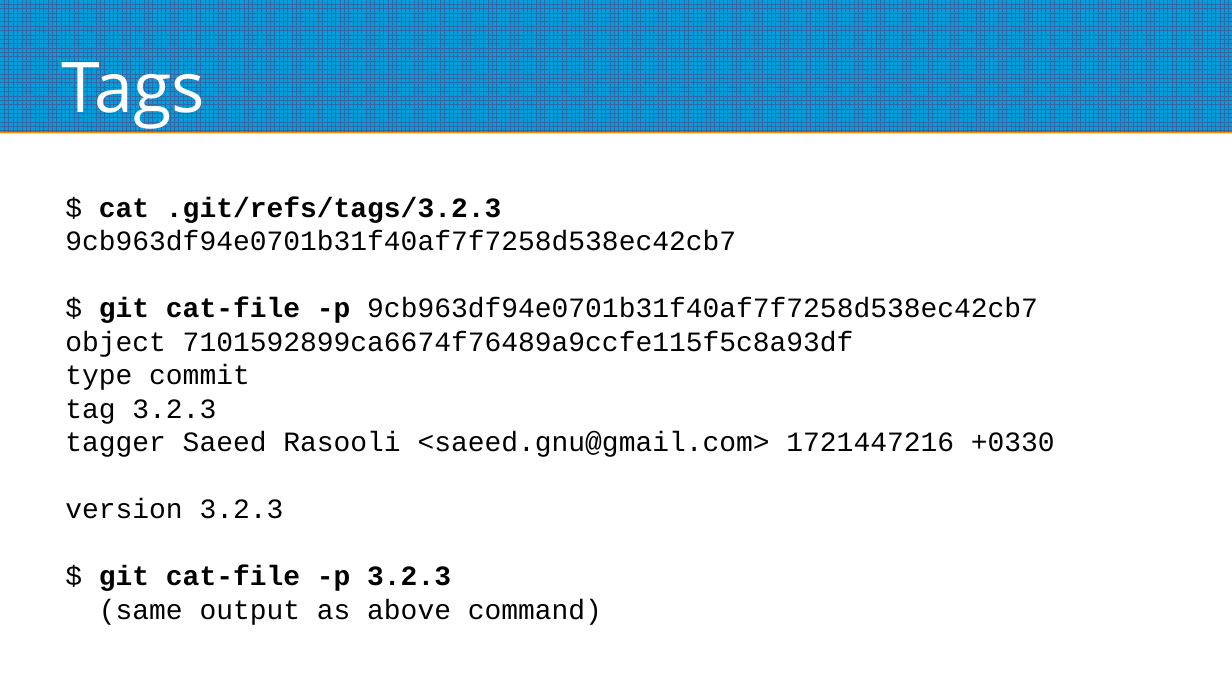
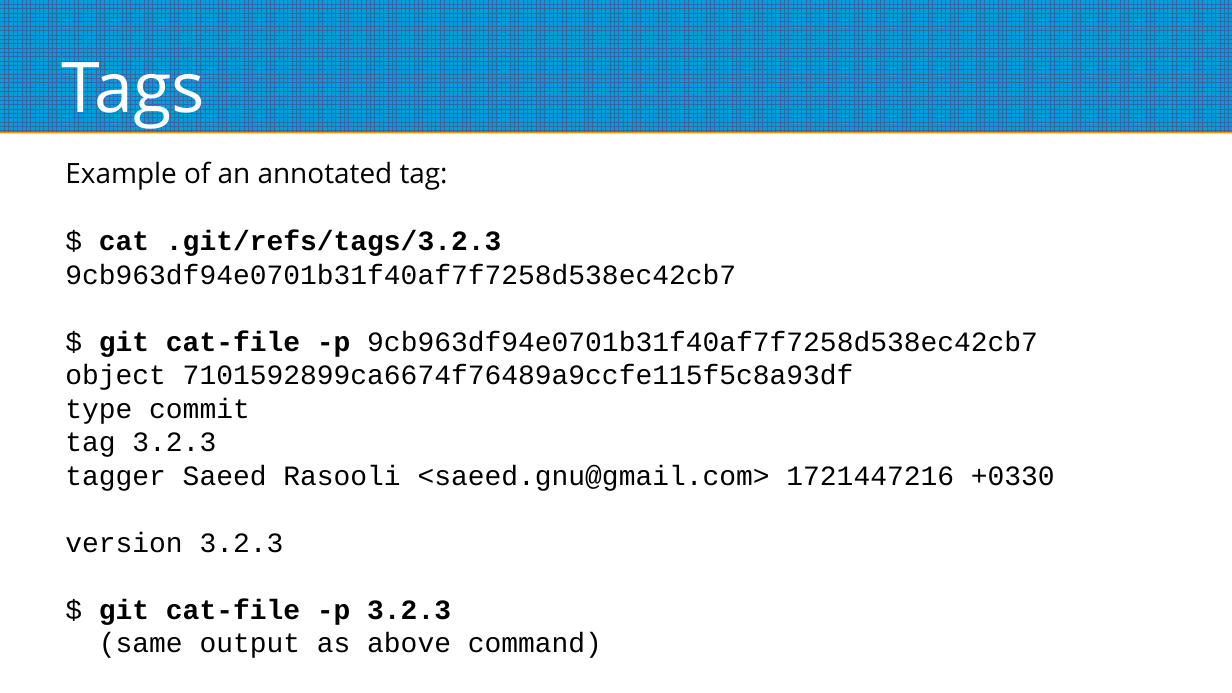
Before and after one commit to ilius/presentations, a slide deck: slide 6 of 2024-10-10/git-advanced.odp (slide 5 before the commit). Drawn at 1232x693 pixels with LibreOffice and Linux fonts; fonts in the diff are those of the drawing. Boxes give left, top, right and bottom in pixels: in the first picture for what was removed or moved away, otherwise in the second. Text is boxed around its words. In the diff, an @@ line names an element or a change of style, - is before the commit and + after.

```diff
--- a/2024-10-10/git-advanced.odp
+++ b/2024-10-10/git-advanced.odp
@@ text at box(65, 161, 448, 190): paragraph added @@
+Example of an annotated tag:
```
Also in this commit, not shown: 1 other slide changed, 1 slide added, 1 other file.
